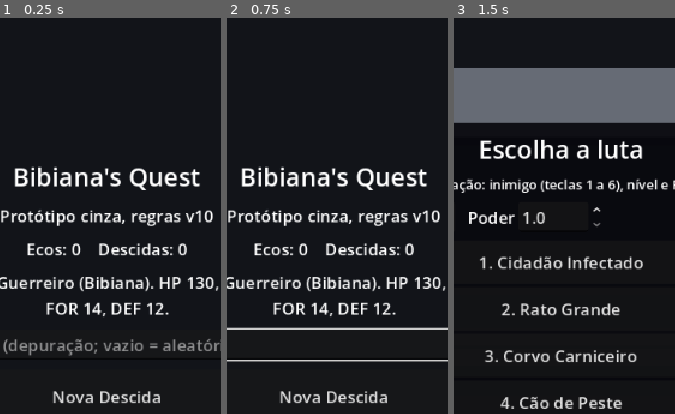
Above: before the commit, frames 1-3 (left to right).
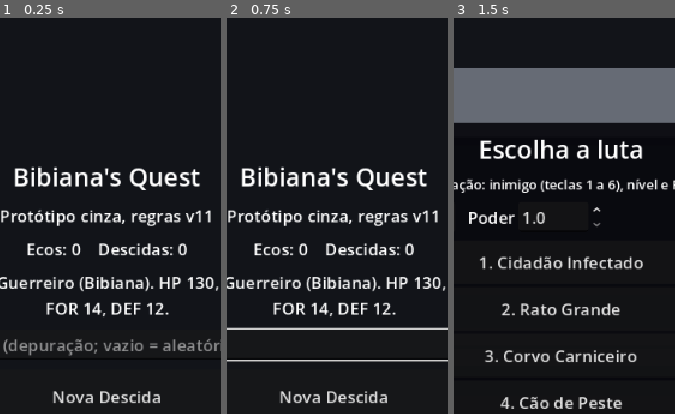
Above: after the commit, the same moments.

Repository: ohidalgojr/bibianas-quest
Game: Godot game, scene res://game/presentation/main.tscn
Same seed, same stepped clock (60 frames per second), same inputs: the game is played once before the commit and once after it.
Inputs (mouse positions are % of the whole screen's width and height, from its top left):
- Up to frame 1 (0.25 s): no input
- Up to frame 2 (0.75 s): click (51, 53) at 0.52 s; type "12" at 0.6 s
- Up to frame 3 (1.5 s): click "Luta de teste (depuração)" at 1.25 s
The pictures show only the part of the screen within x 27-77%, y 12-62%; the shares and areas given below are measured in that part.

The runs differ from the first frame. In frame 1, 0.1% of the frame differs, in the area x 92-97%, y 48-52%; in frame 2, 0.1%; in frame 3, nothing differs.

Commit message:
TASK-023: fogueira com Galhos Secos, fogueiras proporcionais a profundidade (ADR-0028)
Co-Authored-By: Claude Sonnet 5.5 <noreply@anthropic.com>

Diff:
--- a/game/core/core_version.gd
+++ b/game/core/core_version.gd
@@ -9,6 +9,6 @@
 ##
 ## Histórico: 0, nenhuma regra; 1, gerador de mapa (TASK-003, ADR-0007); 2, combate e moeda
 ## (TASK-004, ADR-0008); 3, Descida e peso de evento 0 no protótipo (TASK-007, ADR-0011); 4,
-## vencibilidade do mapa e Coveiro calibrado (TASK-008, ADR- …(430 unchanged characters)… , baú multiplicável (TASK-022, ADR-0027).
+## vencibilidade do mapa e Coveiro calibrado (TASK-008, ADR- …(430 unchanged characters)… , baú multiplicável (TASK-022, ADR-0027); 11, fogueira com lenha (TASK-023, ADR-0028).
 
-const RULES_VERSION: int = 10
+const RULES_VERSION: int = 11
--- a/game/core/data/data_validator.gd
+++ b/game/core/data/data_validator.gd
@@ -161,7 +161,7 @@
 		var mp: int = _int_field(data, "heal_mp_percent", path)
 		_check_range(hp, 0, 100, path, "heal_hp_percent")
 		_check_range(mp, 0, 100, path, "heal_mp_percent")
-		if hp == 0 and mp == 0 and not bool(data.get("reroll", false)):
+		if hp == 0 and mp == 0 and not bool(data.get("reroll", false)) and not bool(data.get("campfire", false)):
 			_error(path, "consumível sem efeito")
 	elif not slot.is_empty():
 		_check_stat_mods(data, path)
--- a/game/core/map/map_config.gd
+++ b/game/core/map/map_config.gd
@@ -42,9 +42,12 @@
 	return (elite_free_percent * layer_count + 99) / 100
 
 
-## Mapas de 6 camadas ou mais têm 2 fogueiras; os demais, 1 (GDD §12, ADR-0027).
+## Fogueiras por mapa (GDD §12, ADR-0028): 1 até 5 camadas; de 6 em diante, uma a cada 3
+## camadas, com ao menos 2 (6 e 7 camadas: 2; 8 a 10: 3; 11 e 12: 4).
 func bonfire_count() -> int:
-	return 2 if layer_count >= 6 else 1
+	if layer_count < 6:
+		return 1
+	return maxi(2, roundi(layer_count / 3.0))
 
 
 ## Lista de problemas da configuração; vazia quando ela pode ser usada.
--- a/game/core/map/map_generator.gd
+++ b/game/core/map/map_generator.gd
@@ -38,6 +38,23 @@
 		var extra_layer: int = rng.draw_int(mini(layers / 2 + 1, layers - 3), layers - 3)
 		var extra_column: int = rng.draw_int(0, config.width - 1)
 		graph.node_at(extra_layer, extra_column).kind = MapNode.Kind.BONFIRE
+		# Fogueiras além da segunda (mapas de 8 camadas ou mais): camadas de 2 a layers - 3, a pelo
+		# menos 2 camadas de qualquer outra fogueira, para nunca ficarem ligadas (ADR-0028).
+		var taken: Array[int] = [layers - 1, extra_layer]
+		for extra: int in config.bonfire_count() - 2:
+			var candidates: Array[int] = []
+			for layer: int in range(2, layers - 2):
+				var free: bool = true
+				for used: int in taken:
+					if absi(layer - used) < 2:
+						free = false
+				if free:
+					candidates.append(layer)
+			if candidates.is_empty():
+				break
+			var chosen_layer: int = candidates[rng.draw_index(candidates.size())]
+			graph.node_at(chosen_layer, rng.draw_int(0, config.width - 1)).kind = MapNode.Kind.BONFIRE
+			taken.append(chosen_layer)
 
 
 static func _draw_kind(graph: MapGraph, config: MapConfig, node: MapNode, elites_in_layer: int, rng: Pcg32) -> MapNode.Kind:
--- a/game/core/run/run_rules.gd
+++ b/game/core/run/run_rules.gd
@@ -39,6 +39,12 @@
 ## uma vez por baú, por Moeda da Sorte ou por anúncio opcional. O ×2 também rende uma poção.
 const CHEST_BOOST_PERCENTS: Array[int] = [125, 150, 200]
 const CHEST_BOOST_WEIGHTS: Array[int] = [50, 35, 15]
+## Galhos Secos (D2, ADR-0028): acender uma fogueira gasta 1. Cada mapa dá os galhos para uma
+## fogueira, garantidos; os outros são raros (drops, chefe, loja). Chance em % de cair, mais SORTE.
+const FIREWOOD_PER_MAP: int = 1
+const FIREWOOD_ID: String = "firewood"
+const FIREWOOD_DROP_PERCENT: Dictionary = {"common": 5, "elite": 20}
+const FIREWOOD_CHEST_PERCENT: int = 15
 ## GDD §8: espaços de skill de combate no protótipo (ADR-0024).
 const MAX_SKILLS: int = 5
 ## GDD §10: até 8 consumíveis.
--- a/game/core/run/run_state.gd
+++ b/game/core/run/run_state.gd
@@ -29,6 +29,8 @@
 ## Id da skill de fogueira -> lutas restantes.
 var buffs: Dictionary = {}
 var embers: int = 0
+## A fogueira do nó atual foi acesa? Acender gasta 1 Galho Seco (ADR-0028).
+var campfire_lit: bool = false
 var shop_offer: Array[String] = []
 var shop_rerolls: int = 0
 ## Skills de combate aprendidas, em ordem, e a skill à venda na loja (ADR-0024).
@@ -262,9 +264,11 @@
 		_gain_gold(RunRules.chest_gold(level, streams.loot(), player_stats().luck), "chest")
 		last_chest = {"gold": gold - gold_before_chest, "boosted": false, "multiplier": 100}
 		_roll_lucky_coin(RunRules.LUCKY_COIN_CHEST_PERCENT)
+		_roll_firewood(RunRules.FIREWOOD_CHEST_PERCENT)
 		nodes_cleared += 1
 	elif chosen.kind == MapNode.Kind.BONFIRE:
-		embers = RunRules.EMBERS
+		embers = 0
+		campfire_lit = false
 		phase = Phase.CAMPFIRE
 		_emit(RunEvent.Type.CAMPFIRE, "open", embers)
 	else:
@@ -351,6 +355,22 @@
 
 # --- Fogueira (GDD §12) ------------------------------------------------------------
 
+## Acende a fogueira do nó, gastando 1 Galho Seco, e dá as Brasas (GDD §12, ADR-0028).
+func can_light_campfire() -> bool:
+	return phase == Phase.CAMPFIRE and not campfire_lit and consumable_count(RunRules.FIREWOOD_ID) > 0
+
+
+func light_campfire() -> bool:
+	if not can_light_campfire():
+		return false
+	consumables[RunRules.FIREWOOD_ID] = consumable_count(RunRules.FIREWOOD_ID) - 1
+	_emit(RunEvent.Type.ITEM_USED, RunRules.FIREWOOD_ID, 1)
+	campfire_lit = true
+	embers = RunRules.EMBERS
+	_emit(RunEvent.Type.CAMPFIRE, "lit", embers)
+	return true
+
+
 func rest() -> bool:
 	if phase != Phase.CAMPFIRE or embers < RunRules.REST_COST:
 		return false
@@ -475,6 +495,7 @@
 	if enemy_type == "boss":
 		if total_consumables() < RunRules.MAX_CONSUMABLES:
 			_grant_lucky_coin()
+		_roll_firewood(100)
 		return
 	var loot: Pcg32 = streams.loot()
 	var luck: int = player_stats().luck
@@ -497,6 +518,7 @@
 		last_reward["consumable"] = found
 	if enemy_type == "elite":
 		_roll_lucky_coin(RunRules.LUCKY_COIN_ELITE_PERCENT)
+	_roll_firewood(int(RunRules.FIREWOOD_DROP_PERCENT.get(enemy_type, 0)))
 	last_reward["drop"] = pending_drop
 
 
@@ -506,6 +528,16 @@
 		return
 	if streams.loot().draw_percent(percent + maxi(player_stats().luck, 0)):
 		_grant_lucky_coin()
+
+
+## Galhos Secos (ADR-0028): chance em % mais SORTE; respeita o limite da mochila.
+func _roll_firewood(percent: int) -> void:
+	if percent <= 0 or total_consumables() >= RunRules.MAX_CONSUMABLES:
+		return
+	if streams.loot().draw_percent(percent + maxi(player_stats().luck, 0)):
+		consumables[RunRules.FIREWOOD_ID] = consumable_count(RunRules.FIREWOOD_ID) + 1
+		_emit(RunEvent.Type.ITEM_GAINED, RunRules.FIREWOOD_ID, 1)
+		last_reward["firewood"] = true
 
 
 func _grant_lucky_coin() -> void:
@@ -579,6 +611,9 @@
 # --- Internos --------------------------------------------------------------------------
 
 func _enter_scenario(index: int) -> void:
+	# Cada mapa garante (antes de gerar o mapa: a checagem de vencibilidade conta com eles) os Galhos Secos de uma fogueira (ADR-0028); o resto é recurso raro.
+	consumables[RunRules.FIREWOOD_ID] = consumable_count(RunRules.FIREWOOD_ID) + RunRules.FIREWOOD_PER_MAP
+	_emit(RunEvent.Type.ITEM_GAINED, RunRules.FIREWOOD_ID, RunRules.FIREWOOD_PER_MAP)
 	scenario_index = index
 	var entry: Dictionary = scenario()
 	var config: MapConfig = MapConfig.for_layers(int(entry["layers"]))
--- a/game/core/sim/run_bot.gd
+++ b/game/core/sim/run_bot.gd
@@ -149,6 +149,9 @@
 			run.buy(item_id)
 		elif slot != "consumable" and run.gold - run.item_price(item_id) >= 30:
 			run.buy(item_id)
+	if run.shop_offer.has(RunRules.FIREWOOD_ID) and run.consumable_count(RunRules.FIREWOOD_ID) == 0 \
+			and run.gold - run.item_price(RunRules.FIREWOOD_ID) >= 30:
+		run.buy(RunRules.FIREWOOD_ID)
 	if not run.skill_offer.is_empty() and run.gold - run.data.skill_price(run.skill_offer) >= 30:
 		run.buy_skill()
 	run.leave_shop()
@@ -172,6 +175,7 @@
 
 
 static func campfire(run: RunState, profile: Profile) -> void:
+	run.light_campfire()
 	var rest_below: int = 85 if profile == Profile.CAREFUL else 70
 	if hp_percent(run) < rest_below:
 		run.rest()
--- a/game/data/enemies.json
+++ b/game/data/enemies.json
@@ -58,7 +58,7 @@
 		},
 		{
 			"id": "gravedigger", "name": "O Coveiro", "type": "boss", "base_level": 6,
-			"stats": {"hp": 225, "strength": 16, "defense": 10, "resistance": 8, "speed": 6, "evasion": 3},
+			"stats": {"hp": 205, "strength": 16, "defense": 10, "resistance": 8, "speed": 6, "evasion": 3},
 			"element_mults": {"holy": 1.5, "shadow": 0.5}, "tags": ["undead"],
 			"phases": [
 				{"below_hp_percent": 100, "moves": [
--- a/game/data/items.json
+++ b/game/data/items.json
@@ -3,6 +3,7 @@
 	"items": [
 		{"id": "murky_potion", "name": "Poção Turva", "slot": "consumable", "rarity": "common", "price": 30, "heal_hp_percent": 30, "heal_mp_percent": 0},
 		{"id": "lucky_coin", "name": "Moeda da Sorte", "slot": "consumable", "rarity": "rare", "price": 0, "heal_hp_percent": 0, "heal_mp_percent": 0, "reroll": true},
+		{"id": "firewood", "name": "Galhos Secos", "slot": "consumable", "rarity": "uncommon", "price": 120, "heal_hp_percent": 0, "heal_mp_percent": 0, "campfire": true},
 		{"id": "dirty_ether", "name": "Éter Sujo", "slot": "consumable", "rarity": "common", "price": 25, "heal_hp_percent": 0, "heal_mp_percent": 50},
 		{"id": "sword_and_shield", "name": "Espada e Escudo", "slot": "weapon", "rarity": "worn", "price": 0, "stats": {}},
 		{"id": "old_chainmail", "name": "Cota de Malha Velha", "slot": "armor", "rarity": "worn", "price": 0, "stats": {}},
--- a/game/presentation/map/map_view.gd
+++ b/game/presentation/map/map_view.gd
@@ -124,7 +124,7 @@
 ## Cabeçalho do mapa: cenário, Poder, ouro, HP, MP e poções.
 func header() -> String:
 	var stats: Stats = run.player_stats()
-	return "%s, camada %d de %d\nNível %d (Poder %.2f)   Ouro %d   Derrotados %d\nHP %d/%d   MP %d/%d   Poções %d\nFOR %d   DEF %d   VEL %d" % [
+	return "%s, camada %d de %d\nNível %d (Poder %.2f)   Ouro %d   Derrotados %d\nHP %d/%d   MP %d/%d   Poções %d   Galhos %d\nFOR %d   DEF %d   VEL %d" % [
 		str(run.scenario()["name"]), maxi(run.current_node().layer, 0), run.map.layer_count,
 		run.level(), run.power, run.gold, run.enemies_defeated, run.hp, stats.max_hp, run.mp, stats.max_mp,
-		run.consumable_count("murky_potion"), stats.strength, stats.defense, stats.speed]
+		run.consumable_count("murky_potion"), run.consumable_count(RunRules.FIREWOOD_ID), stats.strength, stats.defense, stats.speed]
--- a/game/presentation/run/run_panel_screen.gd
+++ b/game/presentation/run/run_panel_screen.gd
@@ -160,6 +160,16 @@
 func _render_campfire() -> void:
 	var view: Dictionary = panels.campfire_view()
 	_title("Fogueira")
+	if not bool(view["lit"]):
+		_text("A fogueira está apagada. %s" % str(view["status"]), 18)
+		var light: Button = _button("Acender a fogueira (gasta 1 Galho Seco; você tem %d)" % int(view["firewood"]), func() -> void:
+			panels.light_campfire()
+			_render())
+		light.disabled = not bool(view["can_light"])
+		if not bool(view["can_light"]):
+			_text("Sem Galhos Secos não dá para acender. Eles caem raro de inimigos, baús e chefes, ou se compram na loja.", 16)
+		_button("Seguir", func() -> void: closed.emit())
+		return
 	_text("Brasas: %d. %s" % [int(view["embers"]), str(view["status"])])
 	var rest: Button = _button("Descansar (%d Brasas)" % int(view["rest_cost"]), func() -> void:
 		panels.rest()
--- a/game/presentation/run/run_panels.gd
+++ b/game/presentation/run/run_panels.gd
@@ -46,6 +46,8 @@
 	lines.append("Ouro +%d (total %d)." % [gold, run.gold])
 	if bool(reward.get("bad_luck", false)):
 		lines.append("Maré de azar: o achado veio melhor.")
+	if bool(reward.get("firewood", false)):
+		lines.append("Encontrou: Galhos Secos.")
 	if bool(reward.get("lucky_coin", false)):
 		lines.append("Encontrou: Moeda da Sorte.")
 	var consumable: String = str(reward.get("consumable", ""))
@@ -251,6 +253,9 @@
 	return {
 		"embers": run.embers,
 		"status": "HP %d/%d    MP %d/%d" % [run.hp, stats.max_hp, run.mp, stats.max_mp],
+		"lit": run.campfire_lit,
+		"firewood": run.consumable_count(RunRules.FIREWOOD_ID),
+		"can_light": run.can_light_campfire(),
 		"rest_cost": RunRules.REST_COST,
 		"rest_text": "Recupera %d%% do HP e do MP" % RunRules.REST_PERCENT,
 		"can_rest": run.phase == RunState.Phase.CAMPFIRE and run.embers >= RunRules.REST_COST,
@@ -264,6 +269,10 @@
 	return "%s +%d%% por %d lutas" % [what, int(skill["percent"]), int(skill["combats"])]
 
 
+func light_campfire() -> bool:
+	return run.light_campfire()
+
+
 func rest() -> bool:
 	return run.rest()
 
--- a/tests/unit/test_game_data.gd
+++ b/tests/unit/test_game_data.gd
@@ -58,7 +58,7 @@
 	for item_id: String in _data.items:
 		var item: Dictionary = _data.items[item_id]
 		var price: int = int(item["price"])
-		if item["slot"] == "consumable" and price > 0:
+		if item["slot"] == "consumable" and price > 0 and item_id != "firewood":
 			assert_between(price, 20, 60, item_id)
 		elif item["rarity"] == "common":
 			assert_between(price, 60, 150, item_id)
--- a/tests/unit/test_game_screen.gd
+++ b/tests/unit/test_game_screen.gd
@@ -66,6 +66,7 @@
 					rewards += 1
 				assert_true(_press(_game, "Seguir"))
 			RunState.Phase.CAMPFIRE:
+				_press(_game, "Acender")
 				_press(_game, "Descansar")
 				assert_true(_press(_game, "Seguir"))
 			_:
@@ -141,6 +142,7 @@
 			_press(_game, "Continuar")
 			_press(_game, "Seguir")
 		RunState.Phase.CAMPFIRE:
+			_press(_game, "Acender")
 			_press(_game, "Descansar")
 			_press(_game, "Seguir")
 
--- a/tests/unit/test_map_config.gd
+++ b/tests/unit/test_map_config.gd
@@ -40,8 +40,10 @@
 	assert_eq(MapConfig.for_layers(5).bonfire_count(), 1)
 	assert_eq(MapConfig.for_layers(6).bonfire_count(), 2, "ADR-0027: a partir de 6 camadas")
 	assert_eq(MapConfig.for_layers(7).bonfire_count(), 2)
-	assert_eq(MapConfig.for_layers(8).bonfire_count(), 2)
-	assert_eq(MapConfig.for_layers(9).bonfire_count(), 2)
+	assert_eq(MapConfig.for_layers(8).bonfire_count(), 3, "uma fogueira a cada 3 camadas (ADR-0028)")
+	assert_eq(MapConfig.for_layers(9).bonfire_count(), 3)
+	assert_eq(MapConfig.for_layers(10).bonfire_count(), 3)
+	assert_eq(MapConfig.for_layers(12).bonfire_count(), 4)
 
 
 func test_problems_catch_bad_values() -> void:
--- a/tests/unit/test_map_generator.gd
+++ b/tests/unit/test_map_generator.gd
@@ -73,7 +73,7 @@
 func test_golden_maps_pin_the_generation() -> void:
 	# Se estes textos mudarem, as Descidas gravadas mudaram: exige ADR e RULES_VERSION.
 	assert_eq(_generate(12345, MapConfig.for_scenario(1)).signature(), "6x4@1/VABV/BACV/CEFB/BBVB/CFVB/EBBB")
-	assert_eq(_generate(12345, MapConfig.for_scenario(5)).signature(), "10x5@2/VABVB/ACVBC/BAVBB/CVBVC/BBVBA/BBFAA/BBEBV/CAVBC/ABFBB/EEBBA")
+	assert_eq(_generate(12345, MapConfig.for_scenario(5)).signature(), "10x5@2/BVBAC/VFVVB/AABBA/VBVCC/BBBAA/BAFAB/BEBVC/AVBBA/BAFCE/ECVBB")
 
 
 func test_generation_only_spends_the_map_stream() -> void:
@@ -128,3 +128,17 @@
 		var route: PackedInt32Array = graph.safest_route(cost)
 		assert_eq(route.size(), 11, "10 camadas e o chefe")
 		assert_eq(route[route.size() - 1], graph.boss_id)
+
+
+## ADR-0028: o numero de fogueiras acompanha a profundidade e nenhuma fica ligada a outra.
+func test_bonfires_scale_with_depth_and_never_touch() -> void:
+	for layers: int in range(5, 13):
+		var config: MapConfig = MapConfig.for_layers(layers)
+		for run_seed: int in 60:
+			var graph: MapGraph = _generate(run_seed, config)
+			var fires: int = 0
+			for node: MapNode in graph.nodes:
+				if node.kind == MapNode.Kind.BONFIRE:
+					fires += 1
+			assert_eq(fires, config.bonfire_count(), "%d camadas, semente %d" % [layers, run_seed])
+			assert_eq(MapRules.find_violations(graph, config).size(), 0)
--- a/tests/unit/test_map_rules.gd
+++ b/tests/unit/test_map_rules.gd
@@ -7,8 +7,11 @@
 	var config: MapConfig = MapConfig.for_layers(layers)
 	var graph: MapGraph = MapGraph.build(layers, config.width, 0)
 	graph.node_at(layers - 1, 2).kind = MapNode.Kind.BONFIRE
-	if layers >= 8:
-		graph.node_at(5, 0).kind = MapNode.Kind.BONFIRE
+	# Fogueiras extras de 3 em 3 camadas a partir da antepenúltima menos 1 (ADR-0028).
+	var extra_layer: int = layers - 3
+	for extra: int in config.bonfire_count() - 1:
+		graph.node_at(extra_layer, 0).kind = MapNode.Kind.BONFIRE
+		extra_layer -= 3
 	return graph
 
 
@@ -79,7 +82,7 @@
 
 func test_long_maps_need_two_bonfires() -> void:
 	var graph: MapGraph = _valid(9)
-	graph.node_at(5, 0).kind = MapNode.Kind.BATTLE
+	graph.node_at(6, 0).kind = MapNode.Kind.BATTLE
 	assert_string_contains(_codes(graph, 9), MapRules.BONFIRE_COUNT)
 
 
--- a/tests/unit/test_run_state.gd
+++ b/tests/unit/test_run_state.gd
@@ -178,6 +178,12 @@
 	var node: MapNode = _force_option(run, MapNode.Kind.BONFIRE)
 	assert_true(run.choose_node(node.id))
 	assert_eq(run.phase, RunState.Phase.CAMPFIRE)
+	assert_eq(run.embers, 0, "a fogueira abre apagada (ADR-0028)")
+	assert_false(run.rest(), "sem acender, sem Brasas")
+	assert_eq(run.consumable_count("firewood"), 1, "a Descida comeca com 1 Lenha")
+	assert_true(run.light_campfire())
+	assert_eq(run.consumable_count("firewood"), 0)
+	assert_false(run.light_campfire(), "ja esta acesa")
 	assert_eq(run.embers, 6)
 	run.hp = 50
 	run.mp = 0
@@ -239,6 +245,7 @@
 	var run: RunState = _run()
 	run.gold = 500
 	run._open_shop()
+	run.consumables["firewood"] = 0
 	run.consumables["murky_potion"] = 8
 	assert_false(run.can_buy("murky_potion"))
 	run.consumables["murky_potion"] = 7
@@ -326,3 +333,40 @@
 	assert_between(counts[125], 1800, 2200, "50%")
 	assert_between(counts[150], 1250, 1550, "35%")
 	assert_between(counts[200], 480, 720, "15%")
+
+
+## ADR-0028: sem Lenha a fogueira fica apagada; sair sem acender nao gasta nada.
+func test_dark_campfire_without_firewood_costs_nothing() -> void:
+	var run: RunState = _run()
+	run.consumables["firewood"] = 0
+	var node: MapNode = _force_option(run, MapNode.Kind.BONFIRE)
+	run.choose_node(node.id)
+	assert_false(run.can_light_campfire())
+	assert_false(run.light_campfire())
+	assert_eq(run.embers, 0)
+	assert_true(run.leave_campfire())
+	assert_eq(run.consumable_count("firewood"), 0)
+
+
+func test_firewood_is_expensive_and_drops_rarely() -> void:
+	assert_gte(int(_data.items["firewood"]["price"]), 100, "Lenha cara (D2)")
+	var drops: int = 0
+	for run_seed: int in 400:
+		var run: RunState = RunState.new(_data, run_seed)
+		run.consumables["firewood"] = 0
+		run._roll_firewood(RunRules.FIREWOOD_DROP_PERCENT["elite"])
+		drops += run.consumable_count("firewood")
+	assert_between(drops, 40, 120, "perto de 20% em 400")
+
+
+## ADR-0028: cada mapa garante os Galhos Secos de uma fogueira; o chefe solta mais um.
+func test_every_map_grants_one_firewood_and_the_boss_drops_one() -> void:
+	var scenarios: Array[String] = ["abandoned_city", "abandoned_city"]
+	var run: RunState = RunState.new(_data, 4, "warrior", scenarios)
+	assert_eq(run.consumable_count("firewood"), 1, "o primeiro mapa garante 1")
+	var node: MapNode = _force_option(run, MapNode.Kind.BOSS, "gravedigger", 6)
+	run.choose_node(node.id)
+	_win(run)
+	run.finish_fight()
+	assert_eq(run.scenario_index, 1, "foi para o segundo mapa")
+	assert_eq(run.consumable_count("firewood"), 3, "1 que sobrou, 1 do chefe e 1 do mapa novo")
Not shown, changed: docs/FEEDBACK.md
Not shown, changed: docs/GDD.md
Not shown, changed: docs/HANDOFF.md
Not shown, added: docs/adr/ADR-0028-fogueira-com-galhos-secos.md
Not shown, added: docs/tasks/TASK-023-fogueira-com-lenha.md
